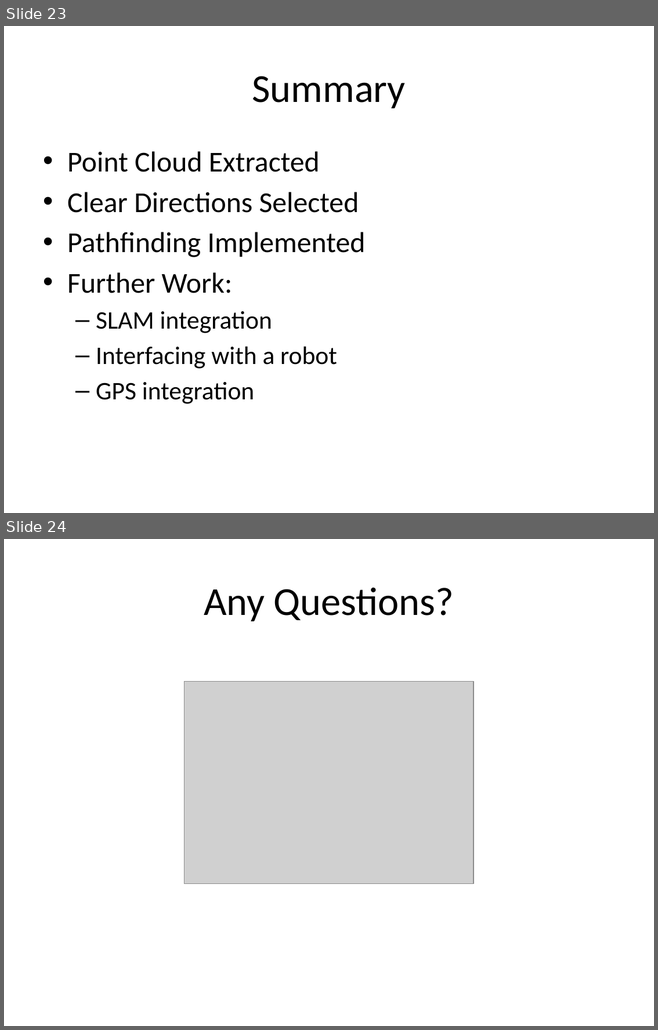
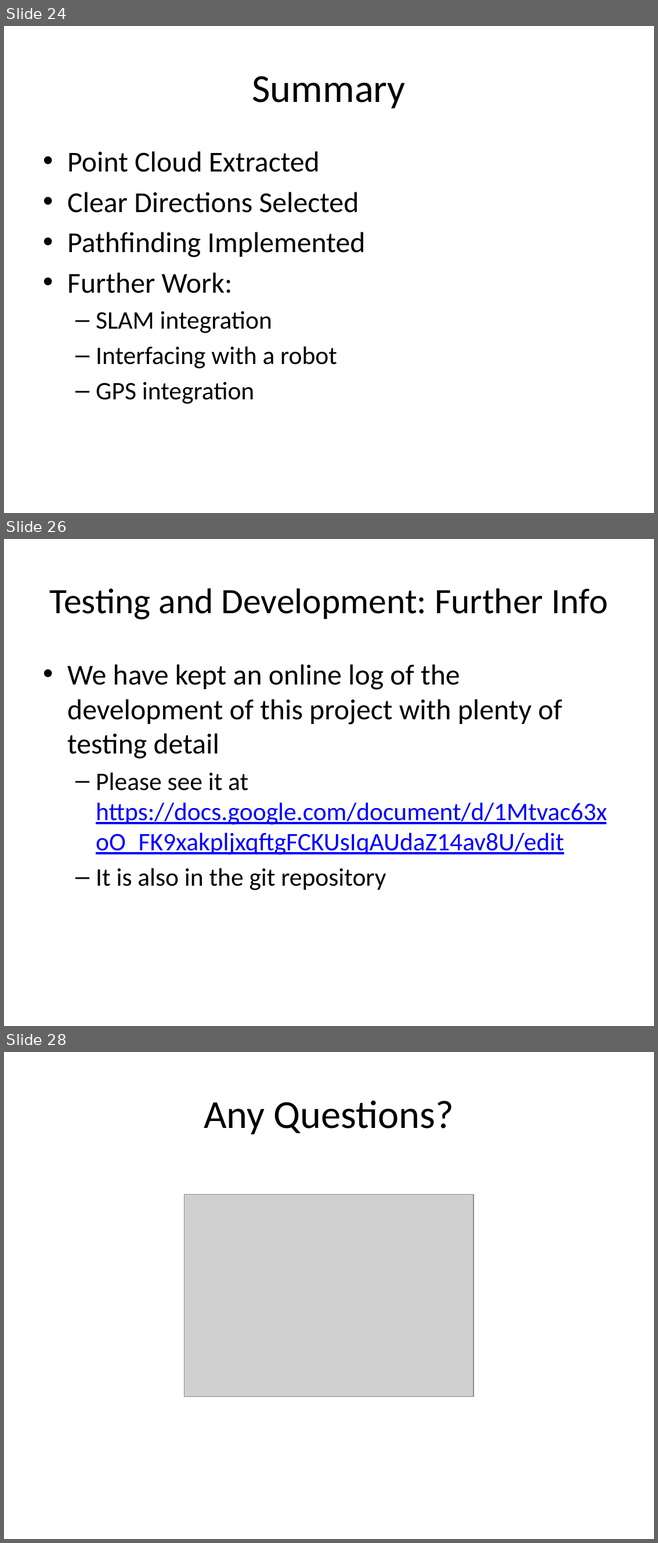
Before and after one commit to michaelwh/kinect-wheelchair, a slide deck: Autonomous Wheelchair using Structured Light.pptx. Shown one above the other, each under a label of ours: slides 23 and 24 before the commit, slides 24, 26 and 28 after it; the slides between them are not shown. The pictures are 658x1030 and 658x1543 pixels, drawn with LibreOffice and Linux fonts; fonts in the diff are those of the drawing; grey boxes stand for pictures. Boxes give left, top, right and bottom in pixels: in the first picture for what was removed or moved away, otherwise in the second. Text is boxed around its words. In the diff, an @@ line names an element or a change of style, - is before the commit and + after.

```diff
--- a/Autonomous Wheelchair using Structured Light.pptx
+++ b/Autonomous Wheelchair using Structured Light.pptx
@@ slide 26 added at (x1=4, y1=539, x2=654, y2=1026), background #FFFFFF @@
@@ title added at (x1=50, y1=588, x2=607, y2=620), 39.6 pt, text #000000 @@
+Testing and Development: Further Info
@@ text added at (x1=67, y1=664, x2=607, y2=890), 28 pt, text #000000 @@
+• We have kept an online log of the development of this project with plenty of testing detail
+  – Please see it at https://docs.google.com/document/d/1Mtvac63xoO_FK9xakpljxqftgFCKUsIqAUdaZ14av8U/edit
+  – It is also in the git repository
@@ what was slide 23 is now slide 24 @@
@@ what was slide 24 is now slide 28 @@
```
Also in this commit, not shown: 1 slide changed, 3 other slides added, 2 other files.
